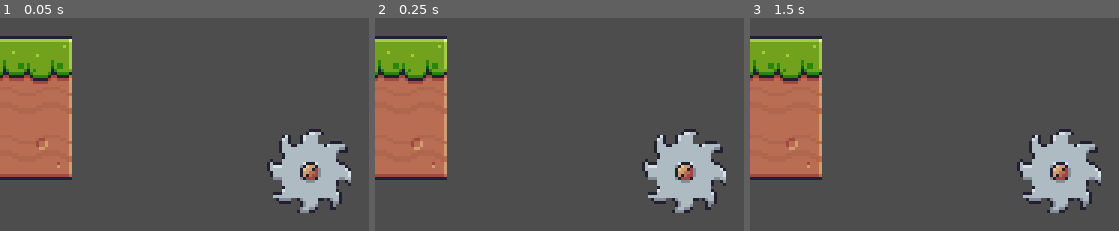
Above: before the commit, frames 1-3 (left to right).
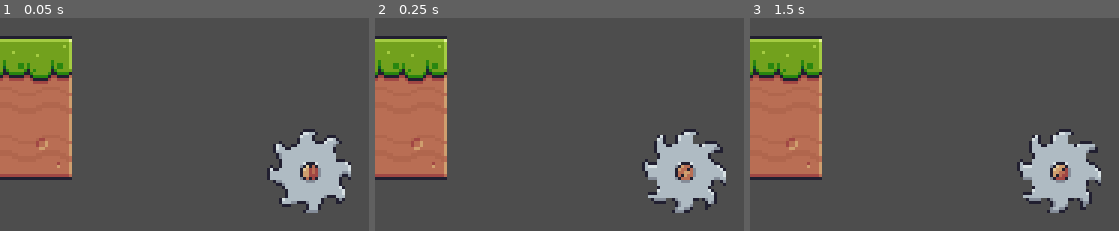
Above: after the commit, the same moments.

Repository: Imphalda/Simple-Godot-Project
Game: Godot game, scene res://main.tscn
Same seed, same stepped clock (60 frames per second), same inputs: the game is played once before the commit and once after it.
Inputs:
- Up to frame 1 (0.05 s): no input
- Up to frame 2 (0.25 s): no input
- Up to frame 3 (1.5 s): tap Enter at 0.5 s; hold Right (move_right) 0.53-1.28 s; tap Space at 1.25 s; hold Down (move_down) from 1.28 s (still down)

The runs differ from the first frame. In frame 1, 2.6% of the frame differs, in the area x 72-96%, y 52-92%; in frame 2, 0.3%; in frame 3, nothing differs.

Commit message:
Mob functionality

Diff:
--- a/main.tscn
+++ b/main.tscn
@@ -1,10 +1,19 @@
-[gd_scene load_steps=4 format=3 uid="uid://bst8cqrga4a8i"]
+[gd_scene load_steps=6 format=3 uid="uid://cb11aud6ouarr"]
 
 [ext_resource type="PackedScene" uid="uid://dg21gi43uohqb" path="res://player.tscn" id="1_418vv"]
-[ext_resource type="PackedScene" uid="uid://dcydsx62bl3w5" path="res://mob.tscn" id="2_53coy"]
-[ext_resource type="PackedScene" uid="uid://jj63iil8ufje" path="res://floor.tscn" id="3_g0gn7"]
+[ext_resource type="Script" path="res://main.gd" id="1_l7y1o"]
+[ext_resource type="PackedScene" uid="uid://3hb1xvktmyxr" path="res://mob.tscn" id="2_53coy"]
+[ext_resource type="PackedScene" path="res://floor.tscn" id="3_g0gn7"]
+
+[sub_resource type="Curve2D" id="Curve2D_cpp6j"]
+_data = {
+"points": PackedVector2Array(0, 0, 0, 0, 0, 0, 0, 0, 0, 0, 480, 0, 0, 0, 0, 0, 480, 720, 0, 0, 0, 0, 0, 720, 0, 0, 0, 0, 0, 0)
+}
+point_count = 5
 
 [node name="Main" type="Node"]
+script = ExtResource("1_l7y1o")
+mob_scene = ExtResource("2_53coy")
 
 [node name="Player" parent="." instance=ExtResource("1_418vv")]
 
@@ -12,3 +21,25 @@
 
 [node name="Floor" parent="." instance=ExtResource("3_g0gn7")]
 position = Vector2(1, 90)
+
+[node name="MobTimer" type="Timer" parent="."]
+wait_time = 0.5
+
+[node name="ScoreTimer" type="Timer" parent="."]
+
+[node name="StartTimer" type="Timer" parent="."]
+wait_time = 2.0
+one_shot = true
+
+[node name="StartPosition" type="Marker2D" parent="."]
+position = Vector2(240, 450)
+
+[node name="MobPath" type="Path2D" parent="."]
+curve = SubResource("Curve2D_cpp6j")
+
+[node name="MobSpawnLocation" type="PathFollow2D" parent="MobPath"]
+
+[connection signal="hit" from="Player" to="." method="game_over"]
+[connection signal="timeout" from="MobTimer" to="." method="_on_mob_timer_timeout"]
+[connection signal="timeout" from="ScoreTimer" to="." method="_on_score_timer_timeout"]
+[connection signal="timeout" from="StartTimer" to="." method="_on_start_timer_timeout"]
--- a/mob.gd
+++ b/mob.gd
@@ -3,7 +3,8 @@
 
 # Called when the node enters the scene tree for the first time.
 func _ready() -> void:
-	pass # Replace with function body.
+	var mob_types = $animation_Mob.sprite_frames.get_animation_names()
+	$animation_Mob.play(mob_types[1])
 
 
 # Called every frame. 'delta' is the elapsed time since the previous frame.
--- a/mob.tscn
+++ b/mob.tscn
@@ -1,37 +1,69 @@
-[gd_scene load_steps=13 format=3 uid="uid://3hb1xvktmyxr"]
+[gd_scene load_steps=21 format=3 uid="uid://3hb1xvktmyxr"]
 
 [ext_resource type="Script" path="res://mob.gd" id="1_dx4ir"]
 [ext_resource type="Texture2D" uid="uid://8a763mim6hbs" path="res://Assets/Traps/Saw/On (38x38).png" id="2_edm13"]
 
-[sub_resource type="AtlasTexture" id="AtlasTexture_6hpw8"]
+[sub_resource type="AtlasTexture" id="AtlasTexture_rrasx"]
+atlas = ExtResource("2_edm13")
+region = Rect2(228, 0, 38, 38)
+
+[sub_resource type="AtlasTexture" id="AtlasTexture_jmix6"]
+atlas = ExtResource("2_edm13")
+region = Rect2(190, 0, 38, 38)
+
+[sub_resource type="AtlasTexture" id="AtlasTexture_fk1x3"]
+atlas = ExtResource("2_edm13")
+region = Rect2(266, 0, 38, 38)
+
+[sub_resource type="AtlasTexture" id="AtlasTexture_4dgt8"]
+atlas = ExtResource("2_edm13")
+region = Rect2(152, 0, 38, 38)
+
+[sub_resource type="AtlasTexture" id="AtlasTexture_shgj6"]
 atlas = ExtResource("2_edm13")
 region = Rect2(0, 0, 38, 38)
 
-[sub_resource type="AtlasTexture" id="AtlasTexture_lruxt"]
+[sub_resource type="AtlasTexture" id="AtlasTexture_0b46i"]
+atlas = ExtResource("2_edm13")
+region = Rect2(114, 0, 38, 38)
+
+[sub_resource type="AtlasTexture" id="AtlasTexture_07mmp"]
+atlas = ExtResource("2_edm13")
+region = Rect2(76, 0, 38, 38)
+
+[sub_resource type="AtlasTexture" id="AtlasTexture_3pcuh"]
 atlas = ExtResource("2_edm13")
 region = Rect2(38, 0, 38, 38)
 
-[sub_resource type="AtlasTexture" id="AtlasTexture_knf0w"]
+[sub_resource type="AtlasTexture" id="AtlasTexture_84p86"]
+atlas = ExtResource("2_edm13")
+region = Rect2(0, 0, 38, 38)
+
+[sub_resource type="AtlasTexture" id="AtlasTexture_lw1ww"]
+atlas = ExtResource("2_edm13")
+region = Rect2(38, 0, 38, 38)
+
+[sub_resource type="AtlasTexture" id="AtlasTexture_srydy"]
 atlas = ExtResource("2_edm13")
 region = Rect2(76, 0, 38, 38)
 
-[sub_resource type="AtlasTexture" id="AtlasTexture_q84ui"]
+[sub_resource type="AtlasTexture" id="AtlasTexture_w0hdb"]
 atlas = ExtResource("2_edm13")
 region = Rect2(114, 0, 38, 38)
 
-[sub_resource type="AtlasTexture" id="AtlasTexture_tg10r"]
+[sub_resource type="AtlasTexture" id="AtlasTexture_jh15s"]
 atlas = ExtResource("2_edm13")
 region = Rect2(152, 0, 38, 38)
 
-[sub_resource type="AtlasTexture" id="AtlasTexture_3k46l"]
+[sub_resource type="AtlasTexture" id="AtlasTexture_g1joi"]
 atlas = ExtResource("2_edm13")
 region = Rect2(190, 0, 38, 38)
 
-[sub_resource type="AtlasTexture" id="AtlasTexture_rvjg0"]
+[sub_resource type="AtlasTexture" id="AtlasTexture_fry6x"]
 atlas = ExtResource("2_edm13")
 region = Rect2(228, 0, 38, 38)
 
-[sub_resource type="AtlasTexture" id="AtlasTexture_8kf1i"]
+[sub_resource type="AtlasTexture" id="AtlasTexture_acrq5"]
 atlas = ExtResource("2_edm13")
 region = Rect2(266, 0, 38, 38)
 
@@ -39,36 +71,65 @@
 animations = [{
 "frames": [{
 "duration": 1.0,
-"texture": SubResource("AtlasTexture_6hpw8")
+"texture": SubResource("AtlasTexture_rrasx")
 }, {
 "duration": 1.0,
-"texture": SubResource("AtlasTexture_lruxt")
+"texture": SubResource("AtlasTexture_jmix6")
 }, {
 "duration": 1.0,
-"texture": SubResource("AtlasTexture_knf0w")
+"texture": SubResource("AtlasTexture_fk1x3")
 }, {
 "duration": 1.0,
-"texture": SubResource("AtlasTexture_q84ui")
+"texture": SubResource("AtlasTexture_4dgt8")
 }, {
 "duration": 1.0,
-"texture": SubResource("AtlasTexture_tg10r")
+"texture": SubResource("AtlasTexture_shgj6")
 }, {
 "duration": 1.0,
-"texture": SubResource("AtlasTexture_3k46l")
+"texture": SubResource("AtlasTexture_0b46i")
 }, {
 "duration": 1.0,
-"texture": SubResource("AtlasTexture_rvjg0")
+"texture": SubResource("AtlasTexture_07mmp")
 }, {
 "duration": 1.0,
-"texture": SubResource("AtlasTexture_8kf1i")
+"texture": SubResource("AtlasTexture_3pcuh")
 }],
 "loop": true,
-"name": &"default",
-"speed": 24.0
+"name": &"jammed",
+"speed": 12.0
+}, {
+"frames": [{
+"duration": 1.0,
+"texture": SubResource("AtlasTexture_84p86")
+}, {
+"duration": 1.0,
+"texture": SubResource("AtlasTexture_lw1ww")
+}, {
+"duration": 1.0,
+"texture": SubResource("AtlasTexture_srydy")
+}, {
+"duration": 1.0,
+"texture": SubResource("AtlasTexture_w0hdb")
+}, {
+"duration": 1.0,
+"texture": SubResource("AtlasTexture_jh15s")
+}, {
+"duration": 1.0,
+"texture": SubResource("AtlasTexture_g1joi")
+}, {
+"duration": 1.0,
+"texture": SubResource("AtlasTexture_fry6x")
+}, {
+"duration": 1.0,
+"texture": SubResource("AtlasTexture_acrq5")
+}],
+"loop": true,
+"name": &"spin",
+"speed": 16.0
 }]
 
-[sub_resource type="CircleShape2D" id="CircleShape2D_wpg17"]
-radius = 15.0
+[sub_resource type="CircleShape2D" id="CircleShape2D_cp2o5"]
+radius = 14.0
 
 [node name="Mob" type="RigidBody2D"]
 position = Vector2(103, 111)
@@ -81,12 +142,14 @@
 position = Vector2(0.25, 0.25)
 scale = Vector2(0.75, 0.75)
 sprite_frames = SubResource("SpriteFrames_bmfqd")
-frame_progress = 0.304495
-
-[node name="collision_Mob" type="CollisionShape2D" parent="."]
-position = Vector2(0.25, 0.25)
-shape = SubResource("CircleShape2D_wpg17")
+animation = &"spin"
+frame_progress = 0.417092
 
 [node name="VisibleOnScreenNotifier2D" type="VisibleOnScreenNotifier2D" parent="."]
 position = Vector2(0.249989, 0.249992)
 scale = Vector2(1.4, 1.4)
+
+[node name="CollisionShape2D" type="CollisionShape2D" parent="."]
+shape = SubResource("CircleShape2D_cp2o5")
+
+[connection signal="screen_exited" from="VisibleOnScreenNotifier2D" to="." method="_on_visible_on_screen_notifier_2d_screen_exited"]
